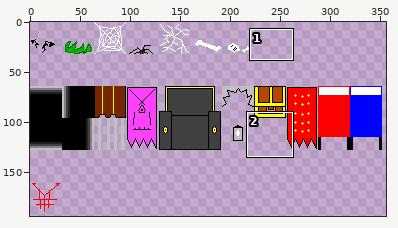
A sprite sheet gets an edit: background/images/bg_aesthetics.png. The first picture is a wide view before the edit; the outline marks the close-up.
Close-up. First the earlier version:
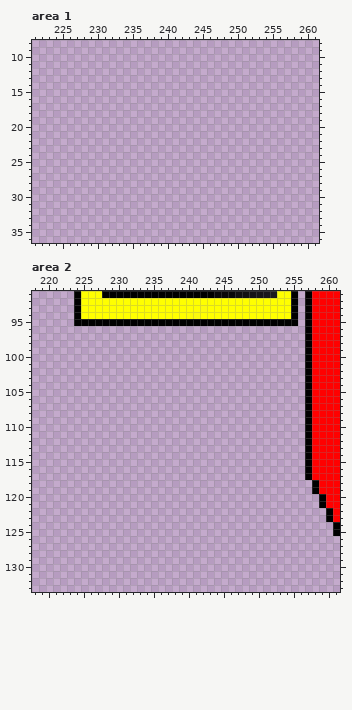
The file is 512x512 pixels. Pixels under 10% opacity are left out. Colours within 5 levels of each other are drawn and written as one. Shown: area 1: x 221..261, y 8..36; area 2: x 218..261, y 91..133. The wide view leaves out empty margins.
Once edited:
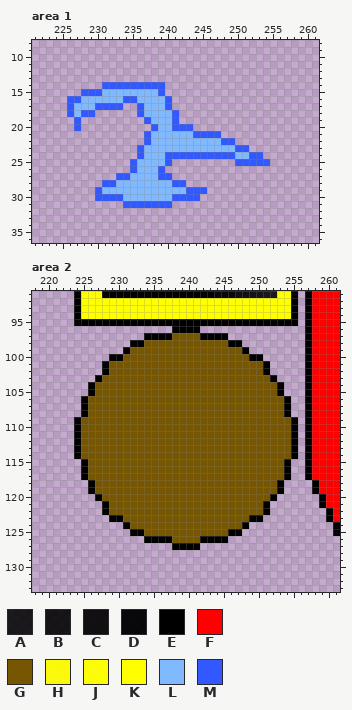
Palette (. is transparent): A #000000da  B #000000e0  C #000000e7  D #000000f3  E #000000  F #ff0000  G #765600  H #ffff00ef  J #ffff00f8  K #ffff00  L #81b9ff  M #3259ff
Commit message: Level 5 -- Aesthetics and level start
Diff:
--- area 1
@@ x 221..261 @@
 13 .........................................
-14 .........................................
-15 .........................................
-16 .........................................
-17 .........................................
-18 .........................................
-19 .........................................
-20 .........................................
-21 .........................................
-22 .........................................
-23 .........................................
-24 .........................................
-25 .........................................
-26 .........................................
-27 .........................................
-28 .........................................
-29 .........................................
-30 .........................................
-31 .........................................
+14 ..........MMMMMMMMM......................
+15 .......MMMLLLLLLLLM......................
+16 .....MMLLLLLLMMLLLLM.....................
+17 .....MLLLMMMM..MLLLM.....................
+18 .....MLMM......MLLLLM....................
+19 ......M.........MLLLM....................
+20 ......M..........MLLMMM..................
+21 ................MLLLLLLMMMM..............
+22 ................MLLLLLLLLLLMM............
+23 ...............MLLLLLLLLLLLLLMM..........
+24 ...............MLLLMMMMMMMMMMLLMM........
+25 ..............MLLLLM.........MMMMM.......
+26 ..............MLLLM......................
+27 ............MMLLLLMM.....................
+28 ..........MMLLLLLLLLMM...................
+29 .........MLLLLLLLLLLLLMMM................
+30 .........MMMMLLLLLLLMMMM.................
+31 .............MMMMMMM.....................
 32 .........................................
--- area 2
@@ x 218..261 @@
  95 ......EEEEEEEEEEEEEEEEEEEEEEEEEEEEEEEE.EFFFF
- 96 .......................................EFFFF
- 97 .......................................EFFFF
- 98 .......................................EFFFF
- 99 .......................................EFFFF
-100 .......................................EFFFF
-101 .......................................EFFFF
-102 .......................................EFFFF
-103 .......................................EFFFF
-104 .......................................EFFFF
-105 .......................................EFFFF
-106 .......................................EFFFF
-107 .......................................EFFFF
-108 .......................................EFFFF
-109 .......................................EFFFF
-110 .......................................EFFFF
-111 .......................................EFFFF
-112 .......................................EFFFF
-113 .......................................EFFFF
-114 .......................................EFFFF
-115 .......................................EFFFF
-116 .......................................EFFFF
-117 .......................................EFFFF
-118 ........................................EFFF
-119 ........................................EFFF
-120 .........................................EFF
-121 .........................................EFF
-122 ..........................................EF
-123 ..........................................EF
-124 ...........................................E
-125 ...........................................E
-126 ............................................
-127 ............................................
+ 96 ....................EEEE...............EFFFF
+ 97 ................EEEEGGGGEEEE...........EFFFF
+ 98 ..............EEGGGGGGGGGGGGEE.........EFFFF
+ 99 .............EGGGGGGGGGGGGGGGGE........EFFFF
+100 ...........EEGGGGGGGGGGGGGGGGGGEE......EFFFF
+101 ..........EGGGGGGGGGGGGGGGGGGGGGGE.....EFFFF
+102 ..........EGGGGGGGGGGGGGGGGGGGGGGE.....EFFFF
+103 .........EGGGGGGGGGGGGGGGGGGGGGGGGE....EFFFF
+104 ........EGGGGGGGGGGGGGGGGGGGGGGGGGGE...EFFFF
+105 ........EGGGGGGGGGGGGGGGGGGGGGGGGGGE...EFFFF
+106 .......EGGGGGGGGGGGGGGGGGGGGGGGGGGGGE..EFFFF
+107 .......EGGGGGGGGGGGGGGGGGGGGGGGGGGGGE..EFFFF
+108 .......EGGGGGGGGGGGGGGGGGGGGGGGGGGGGE..EFFFF
+109 ......EGGGGGGGGGGGGGGGGGGGGGGGGGGGGGGE.EFFFF
+110 ......EGGGGGGGGGGGGGGGGGGGGGGGGGGGGGGE.EFFFF
+111 ......EGGGGGGGGGGGGGGGGGGGGGGGGGGGGGGE.EFFFF
+112 ......EGGGGGGGGGGGGGGGGGGGGGGGGGGGGGGE.EFFFF
+113 ......EGGGGGGGGGGGGGGGGGGGGGGGGGGGGGGE.EFFFF
+114 ......EGGGGGGGGGGGGGGGGGGGGGGGGGGGGGGE.EFFFF
+115 .......EGGGGGGGGGGGGGGGGGGGGGGGGGGGGE..EFFFF
+116 .......EGGGGGGGGGGGGGGGGGGGGGGGGGGGGE..EFFFF
+117 .......EGGGGGGGGGGGGGGGGGGGGGGGGGGGGE..EFFFF
+118 ........EGGGGGGGGGGGGGGGGGGGGGGGGGGE....EFFF
+119 ........EGGGGGGGGGGGGGGGGGGGGGGGGGGE....EFFF
+120 .........EGGGGGGGGGGGGGGGGGGGGGGGGE......EFF
+121 ..........EGGGGGGGGGGGGGGGGGGGGGGE.......EFF
+122 ..........EGGGGGGGGGGGGGGGGGGGGGGE........EF
+123 ...........EEGGGGGGGGGGGGGGGGGGEE.........EF
+124 .............EGGGGGGGGGGGGGGGGE............E
+125 ..............EEGGGGGGGGGGGGEE.............E
+126 ................EEEEGGGGEEEE................
+127 ....................EEEE....................
 128 ............................................
Changed places in both close-ups, as pixel boxes (x1, y1, x2, y2):
added: (67, 82, 270, 208)
added: (74, 326, 298, 550)
